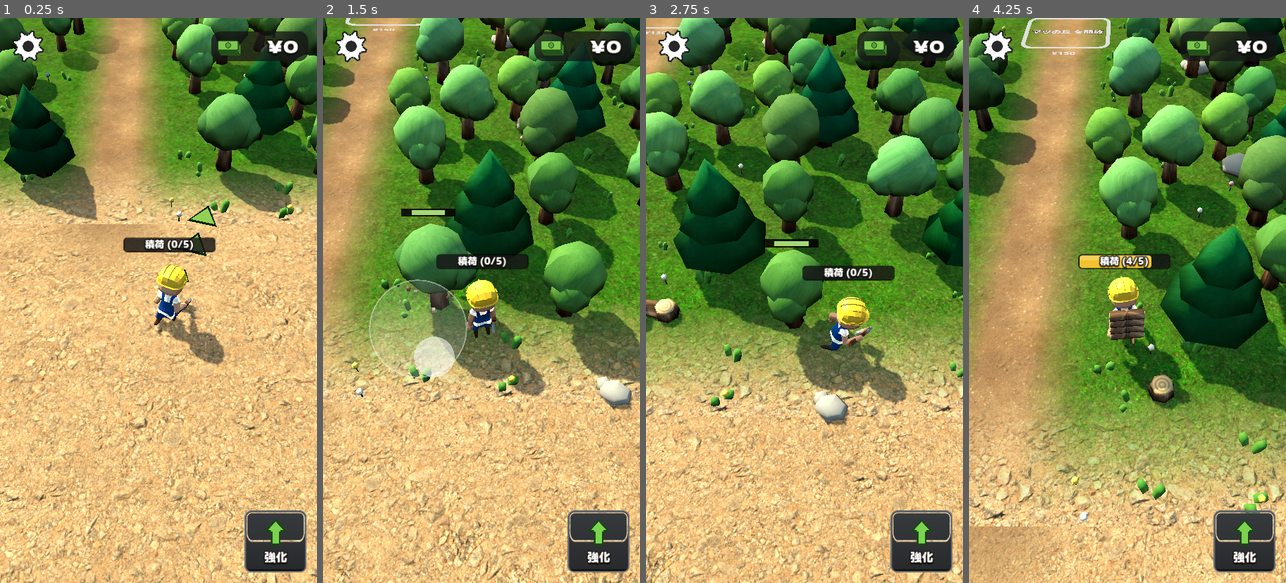
Above: before the commit, frames 1-4 (left to right).
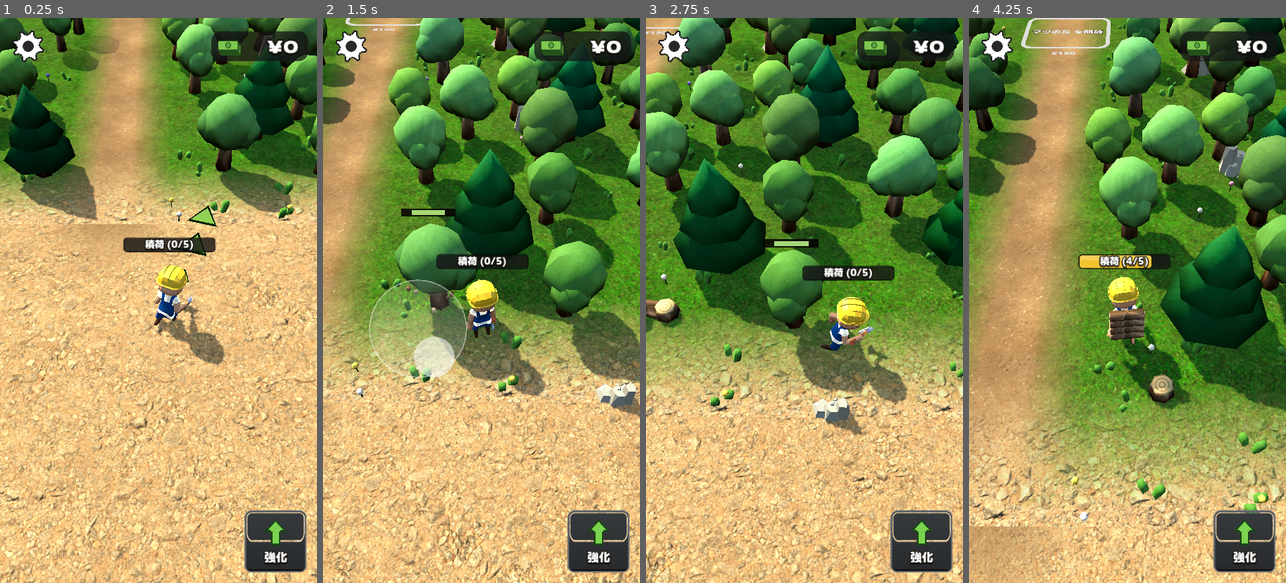
Above: after the commit, the same moments.

Repository: seoooma/tree-miner
Game: Godot game, scene res://tests/smoke_test.tscn
Same seed, same stepped clock (60 frames per second), same inputs: the game is played once before the commit and once after it. This scene is started directly instead of the project's main scene.
Inputs (mouse positions are in pixels of both pictures, inside the frame that each line leads up to):
- Up to frame 1 (0.25 s): no input
- Up to frame 2 (1.5 s): tap Enter at 0.5 s; move the mouse to (551, 272) at 0.52 s; hold D 0.53-1.25 s; tap E at 0.6 s; click (551, 272) at 0.67 s; drag from (418, 328) to (465, 413) at 1.27 s
- Up to frame 3 (2.75 s): move the mouse to (836, 176) at 2.02 s; hold D from 2.03 s (still down); tap E at 2.1 s
- Up to frame 4 (4.25 s): release D at 2.75 s; drag from (1111, 413) to (1032, 215) at 2.77 s; move the mouse to (1222, 385) at 3.52 s; hold A from 3.53 s (still down); tap E at 3.6 s

The runs differ from the first frame. In frame 1, 0.1% of the frame differs, in the area x 55-86%, y 3-54%; in frame 2, 0.6%; in frame 3, 0.7%, in the area x 36-77%, y 3-74%; in frame 4, 0.4%.

Commit message:
伐採機・運搬車・斧・岩を Kenney のモデルに差し替え
- 伐採機はトラクター（Car Kit）、運搬車は荷台付きトラックにし、ランクごとに車種を変える
- 斧と地面の岩を Survival Kit のモデルに
- kenney.nl は自動ダウンロード不可のため、Kenney が OpenGameArt で配布している同じキット（CC0）から取得
- 使わなくなった Racing Kit のトラックを削除。ゲームロジック・数値・セーブデータは変更なし

Co-Authored-By: Claude Opus 5.5 <noreply@anthropic.com>
Claude-Session: https://claude.ai/code/session_01PjCfv7fGBdK2mo7TTdZ72Y

Diff:
--- a/scripts/world/character_rig.gd
+++ b/scripts/world/character_rig.gd
@@ -75,12 +75,16 @@
 			mi.set_surface_override_material(i, mat)
 
 
-## 斧の見た目（柄が +Z 方向）。強化画面のサムネイルでも使う。
+## 斧の見た目（Kenney Survival Kit の斧。柄が +Z 方向、刃が +Y 側）。強化画面のサムネイルでも使う。
+const AXE_MODEL := "res://assets/kenney/survival/tool-axe.glb"
+
+
 static func make_axe() -> Node3D:
 	var root := Node3D.new()
-	root.add_child(_part(Fx.box(Vector3(0.06, 0.06, 0.62), Color.WHITE, Vector3(0, 0, 0.25)), Mats.surface(Color("#8a5a33"), "wood")))
-	root.add_child(_part(Fx.box(Vector3(0.04, 0.24, 0.18), Color.WHITE, Vector3(0, 0.08, 0.52)), Mats.surface(Color("#9aa0a6"), "metal")))
-	root.add_child(_part(Fx.box(Vector3(0.045, 0.06, 0.08), Color.WHITE, Vector3(0, 0.2, 0.52)), Mats.surface(Color("#d8dce0"), "metal")))
+	var axe := Fx.model(AXE_MODEL)
+	# 元のモデルは柄が +Y（長さ約 0.26）、刃が -X 側。柄を +Z・刃を +Y に向け、約 0.62 の長さにする
+	axe.transform = Transform3D(Basis(Vector3(0, -1, 0), Vector3(0, 0, 1), Vector3(-1, 0, 0)).scaled(Vector3.ONE * 2.4), Vector3.ZERO)
+	root.add_child(axe)
 	return root
 
 
--- a/scripts/world/decor.gd
+++ b/scripts/world/decor.gd
@@ -2,6 +2,7 @@
 ## 地面の飾り（草・花・石・道・マップ外の森）。当たり判定は無く、MultiMesh でまとめて描画する。
 
 const GRASS_MODEL := "res://assets/kenney/platformer/grass-small.glb"
+const ROCK_MODELS := ["res://assets/kenney/survival/rock-a.glb", "res://assets/kenney/survival/rock-c.glb"]
 
 
 static func build(parent: Node3D, area_ranges: Array[Vector2], width: float, base_depth: float, seed_value: int) -> void:
@@ -73,19 +74,24 @@
 			xf.append(Transform3D(Basis(Vector3.UP, rng.randf() * TAU), p))
 		_multimesh(parent, head, xf, null, false)
 
-	# 石
-	var rock := Fx.merged("rock", [
-		[_sph(0.35, 6, 3), Transform3D(Basis().scaled(Vector3(1.2, 0.6, 1.0)), Vector3(0, 0.1, 0)), Color("#9a9a92")],
-		[_sph(0.2, 5, 3), Transform3D(Basis().scaled(Vector3(1.0, 0.7, 1.1)), Vector3(0.3, 0.05, 0.15)), Color("#86867e")],
-	])
-	var rock_xf: Array[Transform3D] = []
+	# 石（Kenney Survival Kit の岩を2種類）
+	var rocks: Array[Mesh] = []
+	for path in ROCK_MODELS:
+		var m := _first_mesh(Fx.model(path))
+		if m:
+			rocks.append(m)
+	var rock_xf: Array = []
+	for r in rocks:
+		var arr: Array[Transform3D] = []
+		rock_xf.append(arr)
 	for i in 70:
 		var p := Vector3(rng.randf_range(-half, half), 0, rng.randf_range(far, base_depth))
 		# 拠点の施設まわりと道は避ける
-		if absf(p.x) < 2.0 or (p.z > 0.0 and absf(p.x) < 15.0):
+		if absf(p.x) < 2.0 or (p.z > 0.0 and absf(p.x) < 15.0) or rocks.is_empty():
 			continue
-		rock_xf.append(Transform3D(Basis(Vector3.UP, rng.randf() * TAU).scaled(Vector3.ONE * rng.randf_range(0.6, 1.4)), p))
-	_multimesh(parent, rock, rock_xf, Mats.surface(Color("#a49e92"), "paint", 0.9))
+		(rock_xf[i % rocks.size()] as Array[Transform3D]).append(Transform3D(Basis(Vector3.UP, rng.randf() * TAU).scaled(Vector3.ONE * rng.randf_range(0.7, 1.5)), p))
+	for k in rocks.size():
+		_multimesh(parent, rocks[k], rock_xf[k], Mats.surface(Color("#a8a296"), "paint", 0.9))
 
 	# マップの外側の森（飾り）。左右の外側には生やさず、奥と手前の帯だけ
 	var border: Dictionary = {}
--- a/scripts/world/machine.gd
+++ b/scripts/world/machine.gd
@@ -89,6 +89,11 @@
 
 ## トラックモデルの向き補正（モデルの正面を +Z に合わせる）
 const MODEL_YAW := 0.0
+## ランクごとの車体（Kenney Car Kit）。伐採機はトラクター、運搬車は荷台付きのトラック。
+const MODELS := {
+	"harvester": ["tractor", "tractor-shovel", "tractor-shovel"],
+	"hauler": ["truck", "truck-flat", "delivery-flat"],
+}
 
 
 func _build_visual() -> void:
@@ -96,9 +101,14 @@
 		child.queue_free()
 	_wheels.clear()
 	var color := Color(spec().get("color", "#e8b030"))
-	var truck := Fx.model("res://assets/kenney/racing/vehicle-truck-%s.glb" % spec().get("model", "yellow"))
+	var names: Array = MODELS.get(kind, MODELS["hauler"])
+	var truck := Fx.model("res://assets/kenney/car/%s.glb" % names[clampi(rank - 1, 0, names.size() - 1)])
 	truck.rotation.y = MODEL_YAW
 	truck.scale = Vector3.ONE * 0.95
+	# ショベルの代わりに伐採用のノコギリを付けるので、元のショベルは隠す
+	var shovel := truck.find_child("shovel", true, false) as Node3D
+	if shovel:
+		shovel.visible = false
 	_visual.add_child(truck)
 	for n in truck.find_children("wheel-*", "", true, false):
 		_wheels.append(n)
@@ -109,10 +119,10 @@
 			(mi as MeshInstance3D).material_override = Mats.truck(src.albedo_texture)
 	if kind == "harvester":
 		# 前方に伸びるアームと回転ノコギリ
-		_visual.add_child(Fx.box(Vector3(0.18, 0.18, 1.1), color.darkened(0.35), Vector3(0.0, 0.85, 1.55)))
-		_visual.add_child(Fx.box(Vector3(1.3, 0.12, 0.18), Color("#555b61"), Vector3(0.0, 0.62, 2.05), "metal"))
+		_visual.add_child(Fx.box(Vector3(0.18, 0.18, 0.9), color.darkened(0.35), Vector3(0.0, 0.8, 1.2)))
+		_visual.add_child(Fx.box(Vector3(1.3, 0.12, 0.18), Color("#555b61"), Vector3(0.0, 0.62, 1.6), "metal"))
 		_saw = Node3D.new()
-		_saw.position = Vector3(0.0, 0.62, 2.15)
+		_saw.position = Vector3(0.0, 0.62, 1.7)
 		_visual.add_child(_saw)
 		for x in [-0.42, 0.42]:
 			var blade := Fx.cylinder(0.32, 0.05, Color("#c9ced3"), Vector3(x, 0, 0), -1.0, 14, false, "metal")
@@ -121,9 +131,13 @@
 			var hub := Fx.cylinder(0.08, 0.07, Color("#3a3f44"), Vector3(x, 0, 0), -1.0, 8)
 			hub.rotation_degrees.z = 90.0
 			_saw.add_child(hub)
-	# ランク表示（屋根の上の星）
+	# ランク表示（屋根の上の星）。車体の高さに合わせる
+	var top := 1.5
+	for mi in truck.find_children("*", "MeshInstance3D", true, false):
+		var box := (mi as MeshInstance3D).get_aabb()
+		top = maxf(top, (box.position.y + box.size.y) * truck.scale.y)
 	for i in rank:
-		_visual.add_child(Fx.sphere(0.09, Color("#ffd84a"), Vector3(-0.25 + i * 0.25, 1.62, -0.1), 6, 3, true))
+		_visual.add_child(Fx.sphere(0.09, Color("#ffd84a"), Vector3(-0.25 + i * 0.25, top + 0.12, -0.1), 6, 3, true))
 
 
 func _physics_process(delta: float) -> void:
Binary file added: assets/kenney/car/Textures/colormap.png
Not shown, changed: assets/kenney/car/Textures/colormap.png.import
Binary file added: assets/kenney/car/delivery-flat.glb
Not shown, changed: assets/kenney/car/delivery-flat.glb.import
Binary file added: assets/kenney/car/garbage-truck.glb
Not shown, added: assets/kenney/car/garbage-truck.glb.import
Binary file added: assets/kenney/car/tractor-shovel.glb
Not shown, added: assets/kenney/car/tractor-shovel.glb.import
Binary file added: assets/kenney/car/tractor.glb
Not shown, added: assets/kenney/car/tractor.glb.import
Binary file added: assets/kenney/car/truck-flat.glb
Not shown, added: assets/kenney/car/truck-flat.glb.import
(and 16 more such lines)
